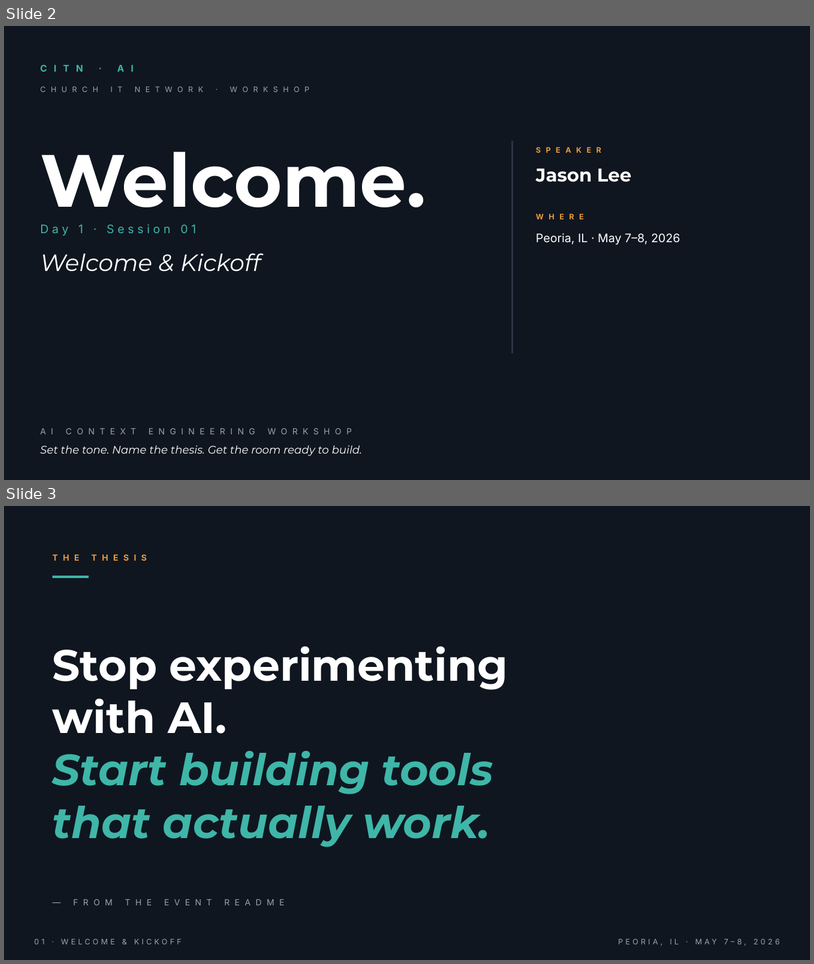
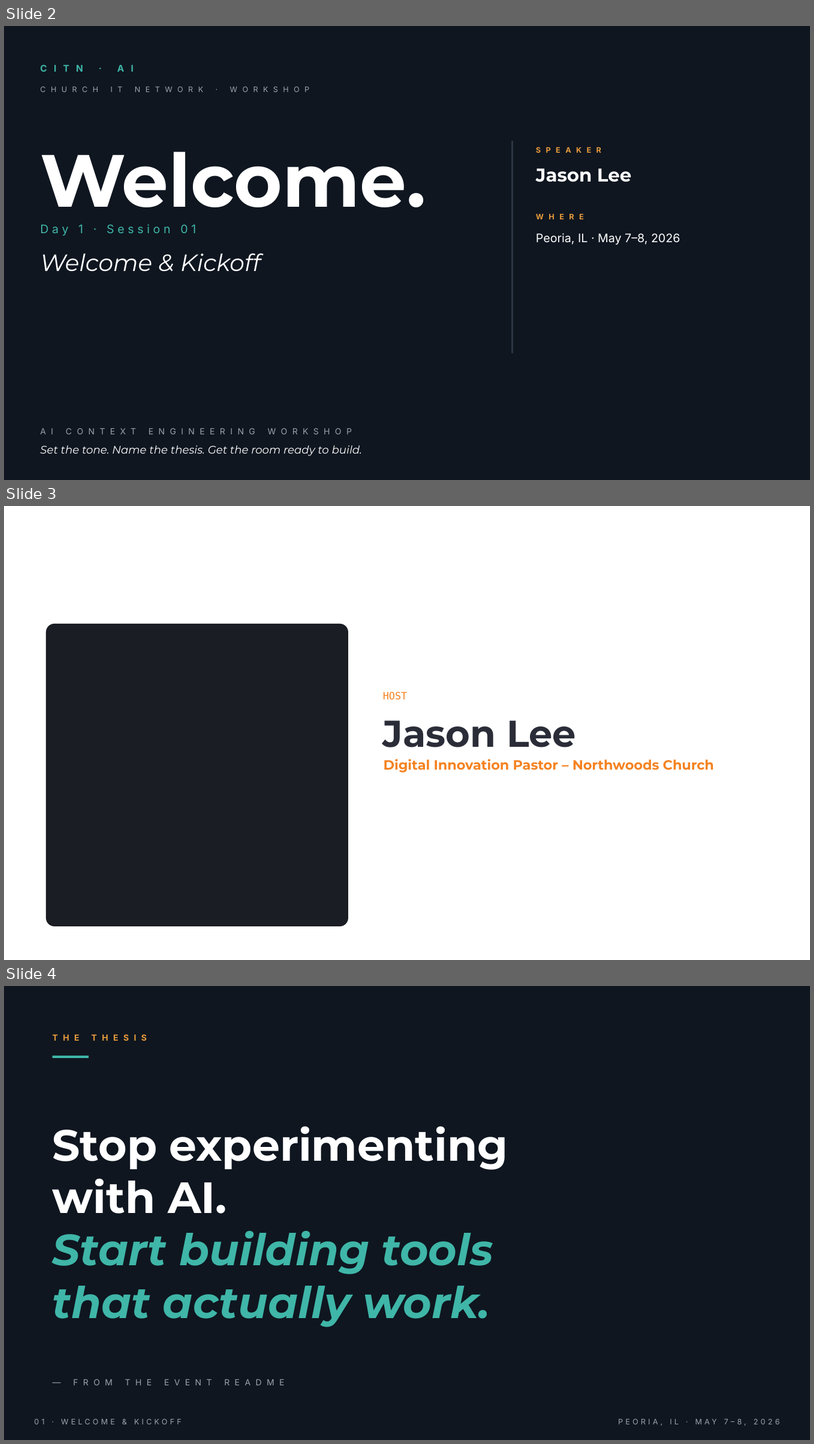
Before and after one commit to chriskehayias/ContextEngineering, a slide deck: schedule/01-welcome-kickoff/01-welcome-kickoff.pptx. Shown one above the other, each under a label of ours: slides 2 and 3 before the commit, slides 2, 3 and 4 after it. The pictures are 814x964 and 814x1444 pixels, drawn with LibreOffice and Linux fonts; fonts in the diff are those of the drawing. Boxes give left, top, right and bottom in pixels: in the first picture for what was removed or moved away, otherwise in the second. Text is boxed around its words. In the diff, an @@ line names an element or a change of style, - is before the commit and + after.

Commit message:
Deck 1

```diff
--- a/schedule/01-welcome-kickoff/01-welcome-kickoff.pptx
+++ b/schedule/01-welcome-kickoff/01-welcome-kickoff.pptx
@@ slide 3 added at (x1=4, y1=506, x2=810, y2=960), background #FFFFFF @@
@@ rounded rectangle added at (x1=46, y1=624, x2=348, y2=926), fill #1B1D24 @@
@@ text added at (x1=383, y1=691, x2=407, y2=700), 12 pt, text #F58220 @@
+HOST
@@ text added at (x1=383, y1=720, x2=576, y2=747), 44.4 pt, text #2A2D38, bold @@
+Jason Lee
@@ text added at (x1=384, y1=759, x2=714, y2=772), 16 pt, text #F58220, bold @@
+Digital Innovation Pastor – Northwoods Church
@@ what was slide 3 is now slide 4 @@
```
Also in this commit, not shown: 2 other slides added.
